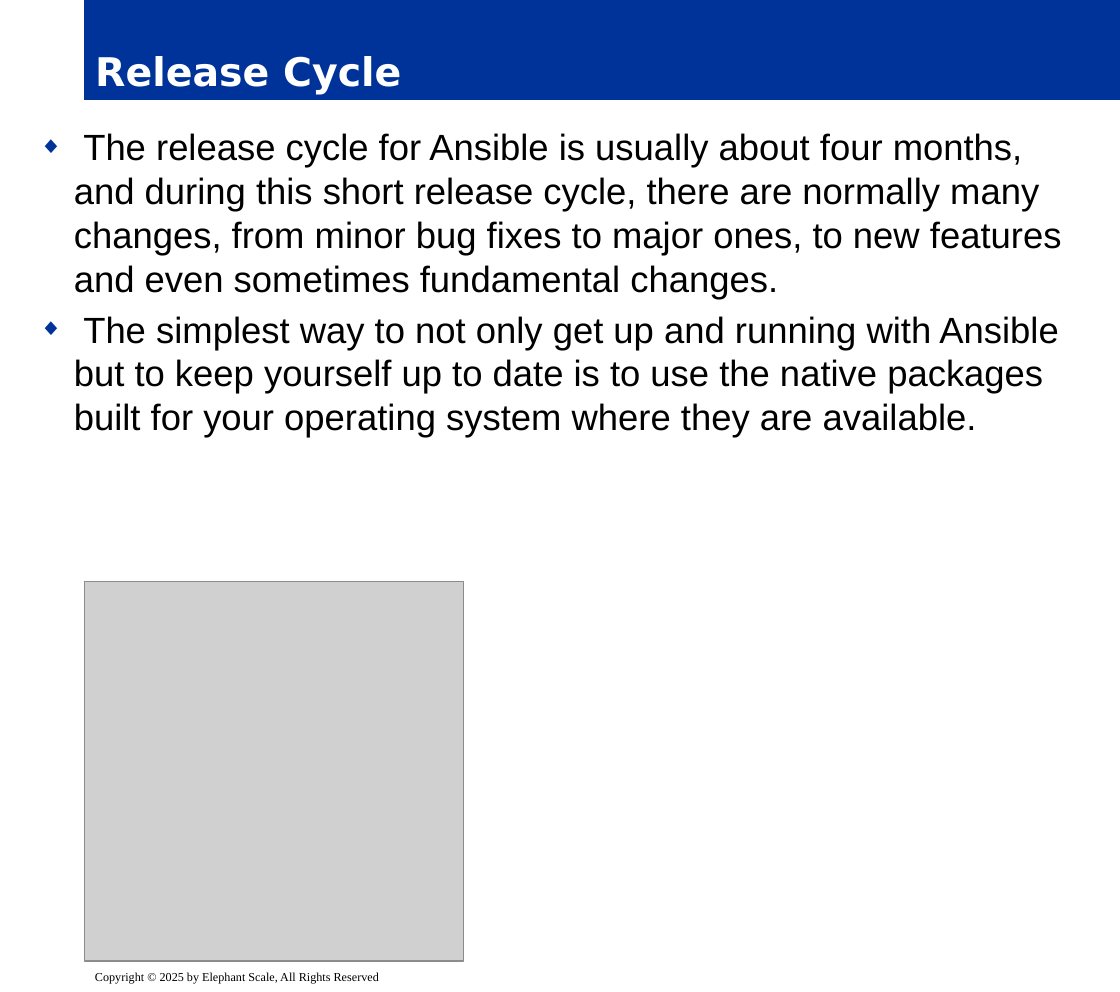
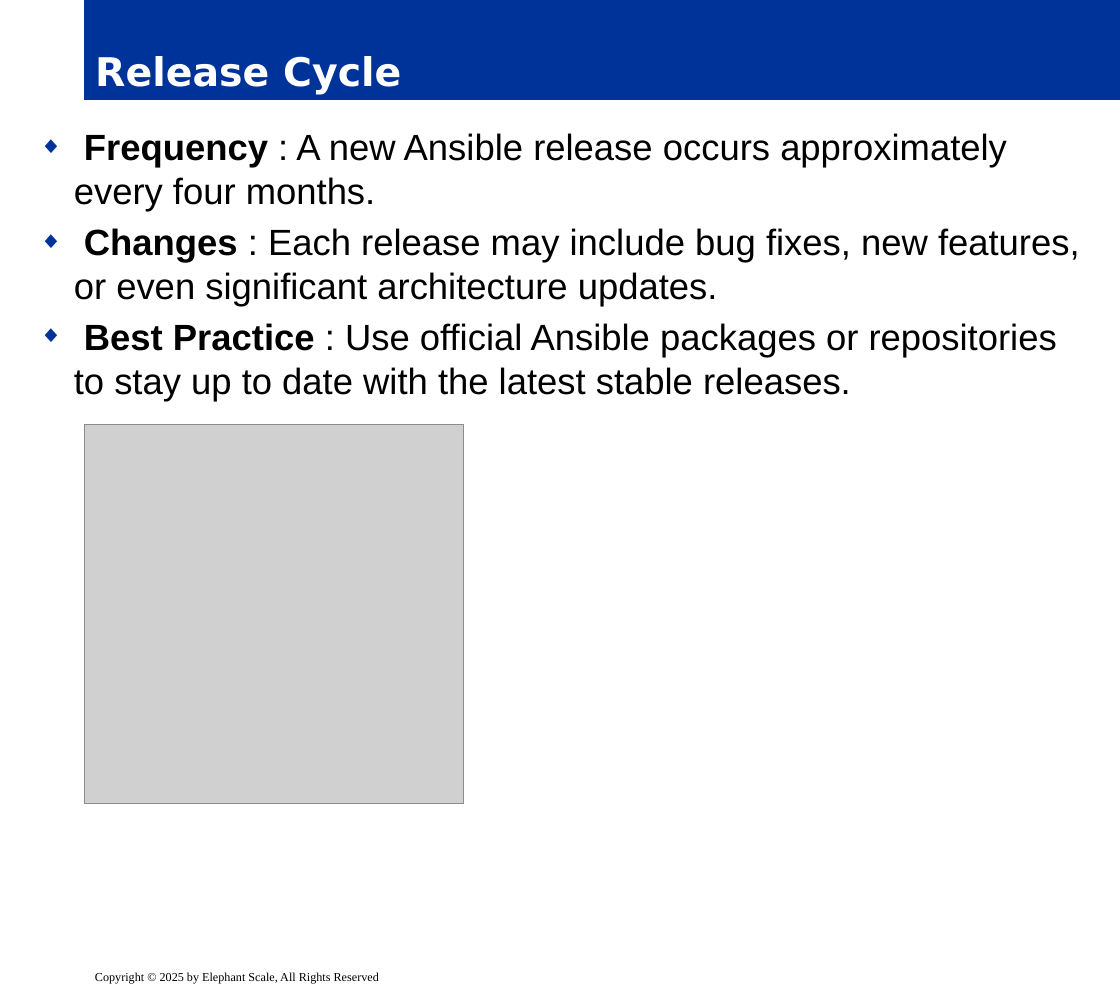
Before and after one commit to elephantscale/es-training-new, a slide deck: slide 23 of ansible/release/02__ansible-basic.pptx. Drawn at 1120x992 pixels with LibreOffice and Linux fonts; fonts in the diff are those of the drawing; grey boxes stand for pictures; background and template pictures are left out. Boxes give left, top, right and bottom in pixels: in the first picture for what was removed or moved away, otherwise in the second. Text is boxed around its words. In the diff, an @@ line names an element or a change of style, - is before the commit and + after.

Commit message:
all yours

```diff
--- a/ansible/release/02__ansible-basic.pptx
+++ b/ansible/release/02__ansible-basic.pptx
@@ text at bbox=[74, 133, 1080, 401]: text changed @@
-◆ The release cycle for Ansible is usually about four months, and during this short release cycle, there are normally many changes, from minor bug fixes to major ones, to new features and even sometimes fundamental changes.
-◆ The simplest way to not only get up and running with Ansible but to keep yourself up to date is to use the native packages built for your operating system where they are available.
+◆ Frequency : A new Ansible release occurs approximately every four months.
+◆ Changes : Each release may include bug fixes, new features, or even significant architecture updates.
+◆ Best Practice : Use official Ansible packages or repositories to stay up to date with the latest stable releases.
@@ picture: place and size @@
-picture at bbox=[84, 581, 463, 960]
+picture at bbox=[84, 424, 463, 803]
```
Also in this commit, not shown: 26 other slides changed, 6 other files.
